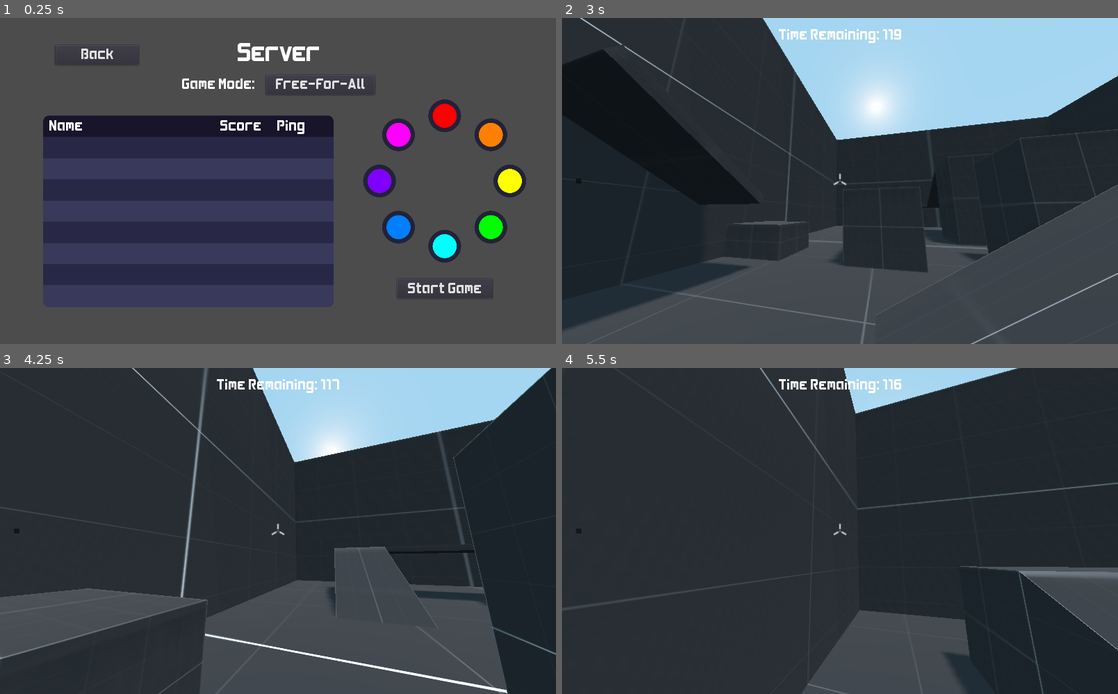
Above: before the commit, frames 1-4 (two rows, left to right).
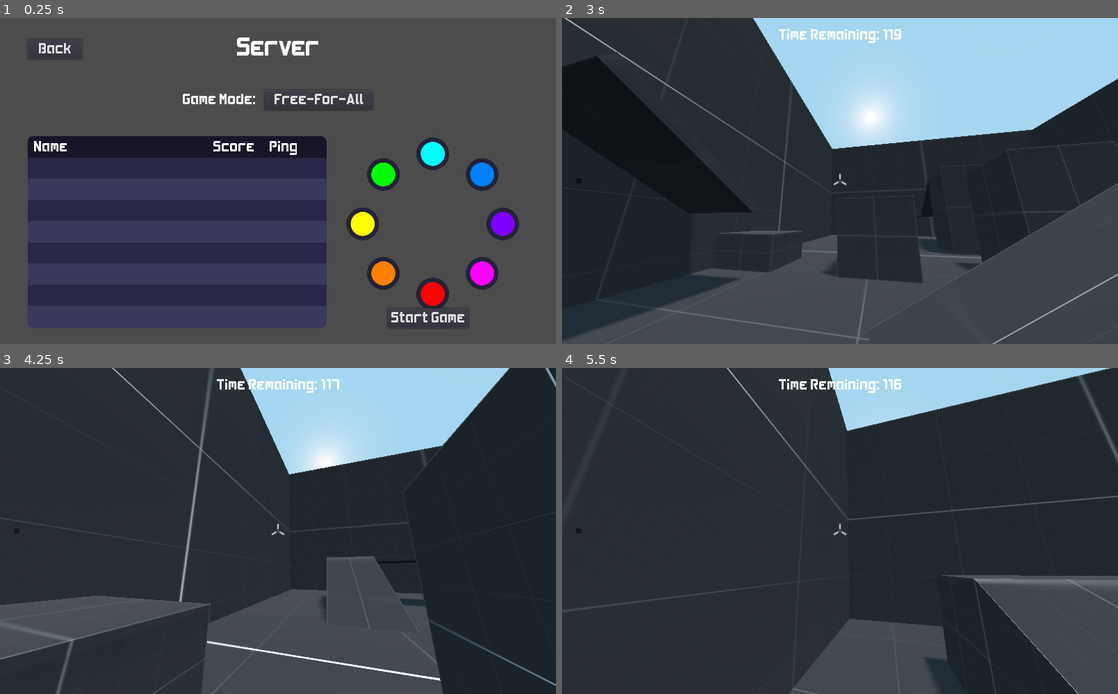
Above: after the commit, the same moments.

Repository: kdreese/godot-3D-shooter-project
Game: Godot game, scene res://src/states/Lobby.tscn
The game is run twice, just before and just after one commit, with the same random seed, the same clock (stepped at 60 frames per second) and the same inputs. This scene is started directly instead of the project's main scene.
Inputs (mouse positions are in pixels of both pictures, inside the frame that each line leads up to):
- Up to frame 1 (0.25 s): no input
- Up to frame 2 (3 s): click "Free-For-All" at 0.5 s; click "Back" at 1.25 s; click "Start Game" at 2 s; tap Enter at 2.75 s; move the mouse to (867, 181) at 2.77 s; press the mouse at (867, 181) at 2.78 s; hold W (move_forwards) from 2.78 s (still down)
- Up to frame 3 (4.25 s): keep holding W (move_forwards); tap Space (jump) at 3.02, 3.77 s; move the mouse to (250, 531) at 3.52 s; release the mouse at (250, 531) at 3.53 s; click (250, 531) at 3.6 s
- Up to frame 4 (5.5 s): keep holding W (move_forwards); move the mouse to (851, 524) at 4.27 s; press the mouse at (851, 524) at 4.28 s; move the mouse to (834, 537) at 5.02 s; release the mouse at (834, 537) at 5.03 s; click (834, 537) at 5.1 s; tap Space (jump) at 5.27 s

The runs differ from the first frame. In frame 1, 16% of the frame differs, in the area x 5-95%, y 5-94%; in frame 2, 8.2%; in frame 3, 12%; in frame 4, 11%.
Error in both runs: Invalid get index '1' (on base: 'Dictionary'). (res://src/states/Scoreboard.gd:48)

Commit message:
Refactored lobby layout, fixed button position.

Diff:
--- a/src/objects/ColorButton.gd
+++ b/src/objects/ColorButton.gd
@@ -3,21 +3,28 @@
 
 
 const BUTTON_RADIUS: float = 30.0
+const BUTTON_CIRCLE_RADIUS_SCALE: float = 0.8
 const HOVER_SCALE: float = 1.1
 const PRESSED_SCALE: float = 1.05
 
 
+# A default stylebox for color buttons.
 var stylebox: StyleBox = preload("res://resources/ui_themes/ColorButtonStylebox.tres")
-var global_center_position: Vector2
+# The angle for this button from vertical.
+var angle: float = 0.0
 
 
+# Conenct signals to set button size.
 func _ready() -> void:
 	connect("mouse_entered", self, "set_size_info", [HOVER_SCALE])
 	connect("mouse_exited", self, "set_size_info", [1.0])
 
 
 # Set the initial color of the button.
-func init(color: Color, center_position: Vector2) -> void:
+# :param color: The color of this button (when not disabled)
+# :param angle: The angle from vertical to this button within the button circle.
+func init(color: Color, angle: float) -> void:
+	self.angle = angle
 	var new_stylebox = stylebox.duplicate()
 	new_stylebox.bg_color = color
 	add_stylebox_override("normal", new_stylebox)
@@ -27,14 +34,20 @@
 	var disabled_stylebox = stylebox.duplicate()
 	disabled_stylebox.bg_color = color.darkened(0.666) # 😈
 	add_stylebox_override("disabled", disabled_stylebox)
-	global_center_position = center_position
 	set_size_info(1.0)
 
 
 # Set the scale of the button, while preserving the center position.
+# :param scale: The scale to set this button to.
 func set_size_info(scale: float) -> void:
-	var true_scale = scale
-	if disabled:
-		true_scale = 1.0
+	var true_scale = 1.0 if disabled else scale
+	# Get the position of the center of the button circle.
+	var button_circle := get_parent() as Control
+	var circle_center_position := button_circle.rect_global_position + 0.5 * button_circle.rect_size as Vector2
+	# The radius of the circle should be slightly less than half the maximum allowed by the rectangle
+	var min_rect_dimension = min(button_circle.rect_size.x, button_circle.rect_size.y) as float
+	var circle_radius := 0.5 * BUTTON_CIRCLE_RADIUS_SCALE * min_rect_dimension as float
+	# The center position of the button
+	var button_center_position = circle_center_position + circle_radius * Vector2(-sin(angle), cos(angle))
 	rect_size = 2 * BUTTON_RADIUS * true_scale * Vector2(1.0, 1.0)
-	rect_global_position = global_center_position - BUTTON_RADIUS * true_scale * Vector2(1.0, 1.0)
+	rect_global_position = button_center_position - BUTTON_RADIUS * true_scale * Vector2(1.0, 1.0)
--- a/src/states/Lobby.gd
+++ b/src/states/Lobby.gd
@@ -175,13 +175,11 @@
 func generate_button_grid() -> void:
 	for angle_idx in range(len(COLORS)):
 		var angle := (2 * PI / len(COLORS)) * angle_idx
-		# Center it at a distance BUTTON_CIRCLE_RADIUS away from the center of the container.
-		var grid_global_center := button_circle.rect_global_position + 0.5 * button_circle.rect_size
 		var button := ColorButton.new()
 		button_circle.add_child(button)
 		# Set the properties (name, text, color)
 		button.name = str(angle_idx)
-		button.init(COLORS[angle_idx], grid_global_center - BUTTON_CIRCLE_RADIUS * Vector2(-sin(angle), cos(angle)))
+		button.init(COLORS[angle_idx], angle)
 		var error := button.connect("button_down", self, "on_color_button_press", [angle_idx])
 		assert(not error)
 
--- a/src/states/Lobby.tscn
+++ b/src/states/Lobby.tscn
@@ -22,355 +22,386 @@
 
 [node name="ServerName" type="Label" parent="."]
 unique_name_in_owner = true
-anchor_right = 1.0
-margin_left = 40.0
-margin_top = 40.0
-margin_right = -40.0
-margin_bottom = 95.0
+anchor_left = 0.05
+anchor_top = 0.05
+anchor_right = 0.95
+anchor_bottom = 0.1
+size_flags_horizontal = 3
 custom_fonts/font = ExtResource( 1 )
 text = "Server"
 align = 1
 
-[node name="HBoxContainer" type="HBoxContainer" parent="."]
-anchor_top = 0.175
-anchor_right = 1.0
-anchor_bottom = 0.2
+[node name="VBoxContainer" type="VBoxContainer" parent="."]
+anchor_left = 0.05
+anchor_top = 0.05
+anchor_right = 0.95
+anchor_bottom = 0.95
+size_flags_vertical = 3
+custom_constants/separation = 15
+
+[node name="HBoxContainer2" type="HBoxContainer" parent="VBoxContainer"]
+margin_right = 921.0
+margin_bottom = 55.0
+rect_min_size = Vector2( 0, 55 )
+
+[node name="BackButton" type="Button" parent="VBoxContainer/HBoxContainer2"]
+unique_name_in_owner = true
+margin_top = 8.0
+margin_right = 100.0
+margin_bottom = 46.0
+rect_min_size = Vector2( 100, 0 )
 size_flags_vertical = 4
-custom_constants/separation = 20
+text = "Back"
+
+[node name="HBoxContainer" type="HBoxContainer" parent="VBoxContainer"]
+margin_top = 93.0
+margin_right = 921.0
+margin_bottom = 131.0
+size_flags_vertical = 6
+custom_constants/separation = 15
 alignment = 1
 
-[node name="ModeLabel" type="Label" parent="HBoxContainer"]
-margin_left = 332.0
+[node name="ModeLabel" type="Label" parent="VBoxContainer/HBoxContainer"]
+margin_left = 283.0
 margin_top = 3.0
-margin_right = 472.0
+margin_right = 423.0
 margin_bottom = 35.0
 text = "Game Mode:"
 
-[node name="ModeDropDown" type="MenuButton" parent="HBoxContainer"]
-unique_name_in_owner = true
-margin_left = 492.0
-margin_right = 692.0
+[node name="ModeDropDown" type="MenuButton" parent="VBoxContainer/HBoxContainer"]
+unique_name_in_owner = true
+margin_left = 438.0
+margin_right = 638.0
 margin_bottom = 38.0
 rect_min_size = Vector2( 200, 0 )
 text = "Free-For-All"
 flat = false
 items = [ "Free-For-All", null, 0, false, false, 0, 0, null, "", false, "Team Battle", null, 0, false, false, 1, 0, null, "", false ]
 
-[node name="Table" type="VBoxContainer" parent="."]
-unique_name_in_owner = true
-anchor_right = 0.6
-anchor_bottom = 1.0
-margin_left = 80.0
-margin_top = 180.0
+[node name="HBoxContainer3" type="HBoxContainer" parent="VBoxContainer"]
+margin_top = 170.0
+margin_right = 921.0
+margin_bottom = 540.0
+
+[node name="Table" type="VBoxContainer" parent="VBoxContainer/HBoxContainer3"]
+unique_name_in_owner = true
+margin_right = 550.0
+margin_bottom = 370.0
+rect_min_size = Vector2( 550, 0 )
+size_flags_horizontal = 3
+size_flags_stretch_ratio = 1.5
 custom_constants/separation = -1
 
-[node name="Header" type="PanelContainer" parent="Table"]
-margin_right = 534.0
+[node name="Header" type="PanelContainer" parent="VBoxContainer/HBoxContainer3/Table"]
+margin_right = 550.0
 margin_bottom = 42.0
 custom_styles/panel = ExtResource( 5 )
 
-[node name="HBoxContainer" type="HBoxContainer" parent="Table/Header"]
-margin_left = 10.0
-margin_top = 5.0
-margin_right = 529.0
-margin_bottom = 37.0
-
-[node name="NameHeading" type="Label" parent="Table/Header/HBoxContainer"]
-margin_right = 311.0
+[node name="HBoxContainer" type="HBoxContainer" parent="VBoxContainer/HBoxContainer3/Table/Header"]
+margin_left = 10.0
+margin_top = 5.0
+margin_right = 545.0
+margin_bottom = 37.0
+
+[node name="NameHeading" type="Label" parent="VBoxContainer/HBoxContainer3/Table/Header/HBoxContainer"]
+margin_right = 327.0
 margin_bottom = 32.0
 size_flags_horizontal = 3
 text = "Name"
 
-[node name="ScoreHeading" type="Label" parent="Table/Header/HBoxContainer"]
-margin_left = 315.0
-margin_right = 415.0
+[node name="ScoreHeading" type="Label" parent="VBoxContainer/HBoxContainer3/Table/Header/HBoxContainer"]
+margin_left = 331.0
+margin_right = 431.0
 margin_bottom = 32.0
 rect_min_size = Vector2( 100, 0 )
 text = "Score"
 
-[node name="PingHeading" type="Label" parent="Table/Header/HBoxContainer"]
-margin_left = 419.0
-margin_right = 519.0
+[node name="PingHeading" type="Label" parent="VBoxContainer/HBoxContainer3/Table/Header/HBoxContainer"]
+margin_left = 435.0
+margin_right = 535.0
 margin_bottom = 32.0
 rect_min_size = Vector2( 100, 0 )
 text = "Ping"
 
-[node name="Row1" type="PanelContainer" parent="Table"]
+[node name="Row1" type="PanelContainer" parent="VBoxContainer/HBoxContainer3/Table"]
 unique_name_in_owner = true
 margin_top = 41.0
-margin_right = 534.0
+margin_right = 550.0
 margin_bottom = 83.0
 custom_styles/panel = ExtResource( 4 )
 
-[node name="HBoxContainer" type="HBoxContainer" parent="Table/Row1"]
-margin_left = 10.0
-margin_top = 5.0
-margin_right = 529.0
-margin_bottom = 37.0
-
-[node name="Name" type="Label" parent="Table/Row1/HBoxContainer"]
-margin_right = 311.0
-margin_bottom = 32.0
-size_flags_horizontal = 3
-
-[node name="Score" type="Label" parent="Table/Row1/HBoxContainer"]
-margin_left = 315.0
-margin_right = 415.0
-margin_bottom = 32.0
-rect_min_size = Vector2( 100, 0 )
-
-[node name="Ping" type="Label" parent="Table/Row1/HBoxContainer"]
-margin_left = 419.0
-margin_right = 519.0
-margin_bottom = 32.0
-rect_min_size = Vector2( 100, 0 )
-
-[node name="Row2" type="PanelContainer" parent="Table"]
+[node name="HBoxContainer" type="HBoxContainer" parent="VBoxContainer/HBoxContainer3/Table/Row1"]
+margin_left = 10.0
+margin_top = 5.0
+margin_right = 545.0
+margin_bottom = 37.0
+
+[node name="Name" type="Label" parent="VBoxContainer/HBoxContainer3/Table/Row1/HBoxContainer"]
+margin_right = 327.0
+margin_bottom = 32.0
+size_flags_horizontal = 3
+
+[node name="Score" type="Label" parent="VBoxContainer/HBoxContainer3/Table/Row1/HBoxContainer"]
+margin_left = 331.0
+margin_right = 431.0
+margin_bottom = 32.0
+rect_min_size = Vector2( 100, 0 )
+
+[node name="Ping" type="Label" parent="VBoxContainer/HBoxContainer3/Table/Row1/HBoxContainer"]
+margin_left = 435.0
+margin_right = 535.0
+margin_bottom = 32.0
+rect_min_size = Vector2( 100, 0 )
+
+[node name="Row2" type="PanelContainer" parent="VBoxContainer/HBoxContainer3/Table"]
 unique_name_in_owner = true
 margin_top = 82.0
-margin_right = 534.0
+margin_right = 550.0
 margin_bottom = 124.0
 custom_styles/panel = ExtResource( 6 )
 
-[node name="HBoxContainer" type="HBoxContainer" parent="Table/Row2"]
-margin_left = 10.0
-margin_top = 5.0
-margin_right = 529.0
-margin_bottom = 37.0
-
-[node name="Name" type="Label" parent="Table/Row2/HBoxContainer"]
-margin_right = 311.0
-margin_bottom = 32.0
-size_flags_horizontal = 3
-
-[node name="Score" type="Label" parent="Table/Row2/HBoxContainer"]
-margin_left = 315.0
-margin_right = 415.0
-margin_bottom = 32.0
-rect_min_size = Vector2( 100, 0 )
-
-[node name="Ping" type="Label" parent="Table/Row2/HBoxContainer"]
-margin_left = 419.0
-margin_right = 519.0
-margin_bottom = 32.0
-rect_min_size = Vector2( 100, 0 )
-
-[node name="Row3" type="PanelContainer" parent="Table"]
+[node name="HBoxContainer" type="HBoxContainer" parent="VBoxContainer/HBoxContainer3/Table/Row2"]
+margin_left = 10.0
+margin_top = 5.0
+margin_right = 545.0
+margin_bottom = 37.0
+
+[node name="Name" type="Label" parent="VBoxContainer/HBoxContainer3/Table/Row2/HBoxContainer"]
+margin_right = 327.0
+margin_bottom = 32.0
+size_flags_horizontal = 3
+
+[node name="Score" type="Label" parent="VBoxContainer/HBoxContainer3/Table/Row2/HBoxContainer"]
+margin_left = 331.0
+margin_right = 431.0
+margin_bottom = 32.0
+rect_min_size = Vector2( 100, 0 )
+
+[node name="Ping" type="Label" parent="VBoxContainer/HBoxContainer3/Table/Row2/HBoxContainer"]
+margin_left = 435.0
+margin_right = 535.0
+margin_bottom = 32.0
+rect_min_size = Vector2( 100, 0 )
+
+[node name="Row3" type="PanelContainer" parent="VBoxContainer/HBoxContainer3/Table"]
 unique_name_in_owner = true
 margin_top = 123.0
-margin_right = 534.0
+margin_right = 550.0
 margin_bottom = 165.0
 custom_styles/panel = ExtResource( 4 )
 
-[node name="HBoxContainer" type="HBoxContainer" parent="Table/Row3"]
-margin_left = 10.0
-margin_top = 5.0
-margin_right = 529.0
-margin_bottom = 37.0
-
-[node name="Name" type="Label" parent="Table/Row3/HBoxContainer"]
-margin_right = 311.0
-margin_bottom = 32.0
-size_flags_horizontal = 3
-
-[node name="Score" type="Label" parent="Table/Row3/HBoxContainer"]
-margin_left = 315.0
-margin_right = 415.0
-margin_bottom = 32.0
-rect_min_size = Vector2( 100, 0 )
-
-[node name="Ping" type="Label" parent="Table/Row3/HBoxContainer"]
-margin_left = 419.0
-margin_right = 519.0
-margin_bottom = 32.0
-rect_min_size = Vector2( 100, 0 )
-
-[node name="Row4" type="PanelContainer" parent="Table"]
+[node name="HBoxContainer" type="HBoxContainer" parent="VBoxContainer/HBoxContainer3/Table/Row3"]
+margin_left = 10.0
+margin_top = 5.0
+margin_right = 545.0
+margin_bottom = 37.0
+
+[node name="Name" type="Label" parent="VBoxContainer/HBoxContainer3/Table/Row3/HBoxContainer"]
+margin_right = 327.0
+margin_bottom = 32.0
+size_flags_horizontal = 3
+
+[node name="Score" type="Label" parent="VBoxContainer/HBoxContainer3/Table/Row3/HBoxContainer"]
+margin_left = 331.0
+margin_right = 431.0
+margin_bottom = 32.0
+rect_min_size = Vector2( 100, 0 )
+
+[node name="Ping" type="Label" parent="VBoxContainer/HBoxContainer3/Table/Row3/HBoxContainer"]
+margin_left = 435.0
+margin_right = 535.0
+margin_bottom = 32.0
+rect_min_size = Vector2( 100, 0 )
+
+[node name="Row4" type="PanelContainer" parent="VBoxContainer/HBoxContainer3/Table"]
 unique_name_in_owner = true
 margin_top = 164.0
-margin_right = 534.0
+margin_right = 550.0
 margin_bottom = 206.0
 custom_styles/panel = ExtResource( 6 )
 
-[node name="HBoxContainer" type="HBoxContainer" parent="Table/Row4"]
-margin_left = 10.0
-margin_top = 5.0
-margin_right = 529.0
-margin_bottom = 37.0
-
-[node name="Name" type="Label" parent="Table/Row4/HBoxContainer"]
-margin_right = 311.0
-margin_bottom = 32.0
-size_flags_horizontal = 3
-
-[node name="Score" type="Label" parent="Table/Row4/HBoxContainer"]
-margin_left = 315.0
-margin_right = 415.0
-margin_bottom = 32.0
-rect_min_size = Vector2( 100, 0 )
-
-[node name="Ping" type="Label" parent="Table/Row4/HBoxContainer"]
-margin_left = 419.0
-margin_right = 519.0
-margin_bottom = 32.0
-rect_min_size = Vector2( 100, 0 )
-
-[node name="Row5" type="PanelContainer" parent="Table"]
+[node name="HBoxContainer" type="HBoxContainer" parent="VBoxContainer/HBoxContainer3/Table/Row4"]
+margin_left = 10.0
+margin_top = 5.0
+margin_right = 545.0
+margin_bottom = 37.0
+
+[node name="Name" type="Label" parent="VBoxContainer/HBoxContainer3/Table/Row4/HBoxContainer"]
+margin_right = 327.0
+margin_bottom = 32.0
+size_flags_horizontal = 3
+
+[node name="Score" type="Label" parent="VBoxContainer/HBoxContainer3/Table/Row4/HBoxContainer"]
+margin_left = 331.0
+margin_right = 431.0
+margin_bottom = 32.0
+rect_min_size = Vector2( 100, 0 )
+
+[node name="Ping" type="Label" parent="VBoxContainer/HBoxContainer3/Table/Row4/HBoxContainer"]
+margin_left = 435.0
+margin_right = 535.0
+margin_bottom = 32.0
+rect_min_size = Vector2( 100, 0 )
+
+[node name="Row5" type="PanelContainer" parent="VBoxContainer/HBoxContainer3/Table"]
 unique_name_in_owner = true
 margin_top = 205.0
-margin_right = 534.0
+margin_right = 550.0
 margin_bottom = 247.0
 custom_styles/panel = ExtResource( 4 )
 
-[node name="HBoxContainer" type="HBoxContainer" parent="Table/Row5"]
-margin_left = 10.0
-margin_top = 5.0
-margin_right = 529.0
-margin_bottom = 37.0
-
-[node name="Name" type="Label" parent="Table/Row5/HBoxContainer"]
-margin_right = 311.0
-margin_bottom = 32.0
-size_flags_horizontal = 3
-
-[node name="Score" type="Label" parent="Table/Row5/HBoxContainer"]
-margin_left = 315.0
-margin_right = 415.0
-margin_bottom = 32.0
-rect_min_size = Vector2( 100, 0 )
-
-[node name="Ping" type="Label" parent="Table/Row5/HBoxContainer"]
-margin_left = 419.0
-margin_right = 519.0
-margin_bottom = 32.0
-rect_min_size = Vector2( 100, 0 )
-
-[node name="Row6" type="PanelContainer" parent="Table"]
+[node name="HBoxContainer" type="HBoxContainer" parent="VBoxContainer/HBoxContainer3/Table/Row5"]
+margin_left = 10.0
+margin_top = 5.0
+margin_right = 545.0
+margin_bottom = 37.0
+
+[node name="Name" type="Label" parent="VBoxContainer/HBoxContainer3/Table/Row5/HBoxContainer"]
+margin_right = 327.0
+margin_bottom = 32.0
+size_flags_horizontal = 3
+
+[node name="Score" type="Label" parent="VBoxContainer/HBoxContainer3/Table/Row5/HBoxContainer"]
+margin_left = 331.0
+margin_right = 431.0
+margin_bottom = 32.0
+rect_min_size = Vector2( 100, 0 )
+
+[node name="Ping" type="Label" parent="VBoxContainer/HBoxContainer3/Table/Row5/HBoxContainer"]
+margin_left = 435.0
+margin_right = 535.0
+margin_bottom = 32.0
+rect_min_size = Vector2( 100, 0 )
+
+[node name="Row6" type="PanelContainer" parent="VBoxContainer/HBoxContainer3/Table"]
 unique_name_in_owner = true
 margin_top = 246.0
-margin_right = 534.0
+margin_right = 550.0
 margin_bottom = 288.0
 custom_styles/panel = ExtResource( 6 )
 
-[node name="HBoxContainer" type="HBoxContainer" parent="Table/Row6"]
-margin_left = 10.0
-margin_top = 5.0
-margin_right = 529.0
-margin_bottom = 37.0
-
-[node name="Name" type="Label" parent="Table/Row6/HBoxContainer"]
-margin_right = 311.0
-margin_bottom = 32.0
-size_flags_horizontal = 3
-
-[node name="Score" type="Label" parent="Table/Row6/HBoxContainer"]
-margin_left = 315.0
-margin_right = 415.0
-margin_bottom = 32.0
-rect_min_size = Vector2( 100, 0 )
-
-[node name="Ping" type="Label" parent="Table/Row6/HBoxContainer"]
-margin_left = 419.0
-margin_right = 519.0
-margin_bottom = 32.0
-rect_min_size = Vector2( 100, 0 )
-
-[node name="Row7" type="PanelContainer" parent="Table"]
+[node name="HBoxContainer" type="HBoxContainer" parent="VBoxContainer/HBoxContainer3/Table/Row6"]
+margin_left = 10.0
+margin_top = 5.0
+margin_right = 545.0
+margin_bottom = 37.0
+
+[node name="Name" type="Label" parent="VBoxContainer/HBoxContainer3/Table/Row6/HBoxContainer"]
+margin_right = 327.0
+margin_bottom = 32.0
+size_flags_horizontal = 3
+
+[node name="Score" type="Label" parent="VBoxContainer/HBoxContainer3/Table/Row6/HBoxContainer"]
+margin_left = 331.0
+margin_right = 431.0
+margin_bottom = 32.0
+rect_min_size = Vector2( 100, 0 )
+
+[node name="Ping" type="Label" parent="VBoxContainer/HBoxContainer3/Table/Row6/HBoxContainer"]
+margin_left = 435.0
+margin_right = 535.0
+margin_bottom = 32.0
+rect_min_size = Vector2( 100, 0 )
+
+[node name="Row7" type="PanelContainer" parent="VBoxContainer/HBoxContainer3/Table"]
 unique_name_in_owner = true
 margin_top = 287.0
-margin_right = 534.0
+margin_right = 550.0
 margin_bottom = 329.0
 custom_styles/panel = ExtResource( 4 )
 
-[node name="HBoxContainer" type="HBoxContainer" parent="Table/Row7"]
-margin_left = 10.0
-margin_top = 5.0
-margin_right = 529.0
-margin_bottom = 37.0
-
-[node name="Name" type="Label" parent="Table/Row7/HBoxContainer"]
-margin_right = 311.0
-margin_bottom = 32.0
-size_flags_horizontal = 3
-
-[node name="Score" type="Label" parent="Table/Row7/HBoxContainer"]
-margin_left = 315.0
-margin_right = 415.0
-margin_bottom = 32.0
-rect_min_size = Vector2( 100, 0 )
-
-[node name="Ping" type="Label" parent="Table/Row7/HBoxContainer"]
-margin_left = 419.0
-margin_right = 519.0
-margin_bottom = 32.0
-rect_min_size = Vector2( 100, 0 )
-
-[node name="Row8" type="PanelContainer" parent="Table"]
+[node name="HBoxContainer" type="HBoxContainer" parent="VBoxContainer/HBoxContainer3/Table/Row7"]
+margin_left = 10.0
+margin_top = 5.0
+margin_right = 545.0
+margin_bottom = 37.0
+
+[node name="Name" type="Label" parent="VBoxContainer/HBoxContainer3/Table/Row7/HBoxContainer"]
+margin_right = 327.0
+margin_bottom = 32.0
+size_flags_horizontal = 3
+
+[node name="Score" type="Label" parent="VBoxContainer/HBoxContainer3/Table/Row7/HBoxContainer"]
+margin_left = 331.0
+margin_right = 431.0
+margin_bottom = 32.0
+rect_min_size = Vector2( 100, 0 )
+
+[node name="Ping" type="Label" parent="VBoxContainer/HBoxContainer3/Table/Row7/HBoxContainer"]
+margin_left = 435.0
+margin_right = 535.0
+margin_bottom = 32.0
+rect_min_size = Vector2( 100, 0 )
+
+[node name="Row8" type="PanelContainer" parent="VBoxContainer/HBoxContainer3/Table"]
 unique_name_in_owner = true
 margin_top = 328.0
-margin_right = 534.0
+margin_right = 550.0
 margin_bottom = 370.0
 custom_styles/panel = SubResource( 1 )
 
-[node name="HBoxContainer" type="HBoxContainer" parent="Table/Row8"]
-margin_left = 10.0
-margin_top = 5.0
-margin_right = 529.0
-margin_bottom = 37.0
-
-[node name="Name" type="Label" parent="Table/Row8/HBoxContainer"]
-margin_right = 311.0
-margin_bottom = 32.0
-size_flags_horizontal = 3
-
-[node name="Score" type="Label" parent="Table/Row8/HBoxContainer"]
-margin_left = 315.0
-margin_right = 415.0
-margin_bottom = 32.0
-rect_min_size = Vector2( 100, 0 )
-
-[node name="Ping" type="Label" parent="Table/Row8/HBoxContainer"]
-margin_left = 419.0
-margin_right = 519.0
-margin_bottom = 32.0
-rect_min_size = Vector2( 100, 0 )
-
-[node name="ButtonCircleContainer" type="AspectRatioContainer" parent="."]
-anchor_left = 0.675
-anchor_right = 0.925
-margin_top = 300.0
-
-[node name="ButtonCircle" type="Control" parent="ButtonCircleContainer"]
-unique_name_in_owner = true
-margin_left = 128.0
-margin_right = 128.0
-
-[node name="ColorPlayerLabel" type="Label" parent="ButtonCircleContainer/ButtonCircle"]
+[node name="HBoxContainer" type="HBoxContainer" parent="VBoxContainer/HBoxContainer3/Table/Row8"]
+margin_left = 10.0
+margin_top = 5.0
+margin_right = 545.0
+margin_bottom = 37.0
+
+[node name="Name" type="Label" parent="VBoxContainer/HBoxContainer3/Table/Row8/HBoxContainer"]
+margin_right = 327.0
+margin_bottom = 32.0
+size_flags_horizontal = 3
+
+[node name="Score" type="Label" parent="VBoxContainer/HBoxContainer3/Table/Row8/HBoxContainer"]
+margin_left = 331.0
+margin_right = 431.0
+margin_bottom = 32.0
+rect_min_size = Vector2( 100, 0 )
+
+[node name="Ping" type="Label" parent="VBoxContainer/HBoxContainer3/Table/Row8/HBoxContainer"]
+margin_left = 435.0
+margin_right = 535.0
+margin_bottom = 32.0
+rect_min_size = Vector2( 100, 0 )
+
+[node name="VBoxContainer" type="VBoxContainer" parent="VBoxContainer/HBoxContainer3"]
+margin_left = 554.0
+margin_right = 921.0
+margin_bottom = 370.0
+size_flags_horizontal = 3
+custom_constants/separation = 10
+
+[node name="ButtonCircleContainer" type="AspectRatioContainer" parent="VBoxContainer/HBoxContainer3/VBoxContainer"]
+margin_right = 367.0
+margin_bottom = 322.0
+size_flags_horizontal = 3
+size_flags_vertical = 3
+
+[node name="ButtonCircle" type="Control" parent="VBoxContainer/HBoxContainer3/VBoxContainer/ButtonCircleContainer"]
+unique_name_in_owner = true
+margin_left = 22.5
+margin_right = 344.5
+margin_bottom = 322.0
+size_flags_horizontal = 3
+size_flags_vertical = 3
+
+[node name="ColorPlayerLabel" type="Label" parent="VBoxContainer/HBoxContainer3/VBoxContainer/ButtonCircleContainer/ButtonCircle"]
 anchor_right = 1.0
 anchor_bottom = 1.0
 align = 1
 valign = 1
 
-[node name="StartButton" type="Button" parent="."]
-unique_name_in_owner = true
-anchor_left = 0.675
-anchor_right = 0.925
-margin_left = 40.0
-margin_top = 480.0
-margin_right = -40.0
-margin_bottom = -40.0
+[node name="StartButton" type="Button" parent="VBoxContainer/HBoxContainer3/VBoxContainer"]
+unique_name_in_owner = true
+margin_left = 106.0
+margin_top = 332.0
+margin_right = 260.0
+margin_bottom = 370.0
+size_flags_horizontal = 4
 text = "Start Game"
 
-[node name="BackButton" type="Button" parent="."]
-unique_name_in_owner = true
-anchor_left = 0.1
-anchor_right = 0.25
-margin_top = 50.0
-text = "Back"
-
 [node name="PingTimer" type="Timer" parent="."]
 unique_name_in_owner = true
 autostart = true
 
-[connection signal="pressed" from="StartButton" to="." method="on_start_button_press"]
-[connection signal="pressed" from="BackButton" to="." method="on_back_button_press"]
+[connection signal="pressed" from="VBoxContainer/HBoxContainer2/BackButton" to="." method="on_back_button_press"]
+[connection signal="pressed" from="VBoxContainer/HBoxContainer3/VBoxContainer/StartButton" to="." method="on_start_button_press"]
